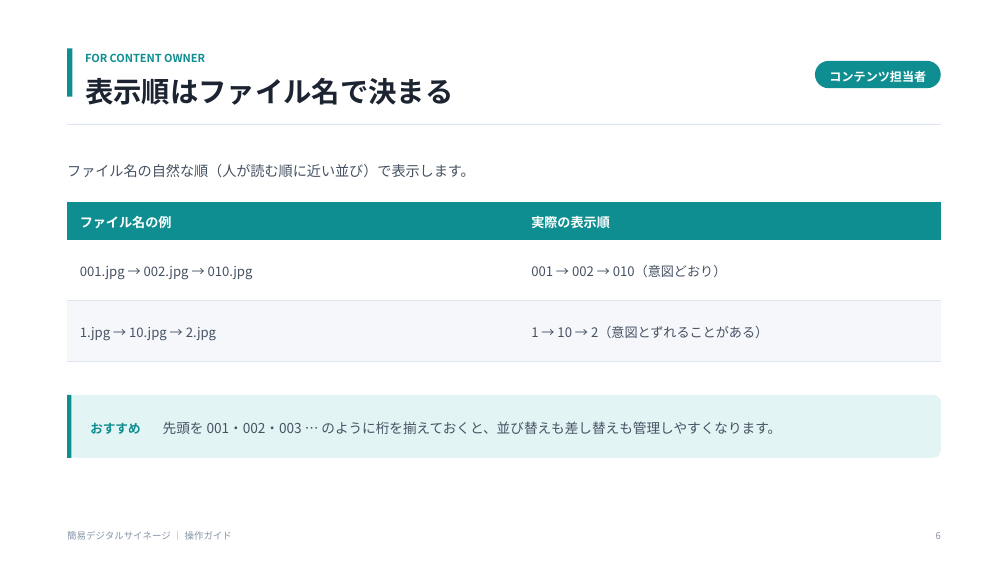
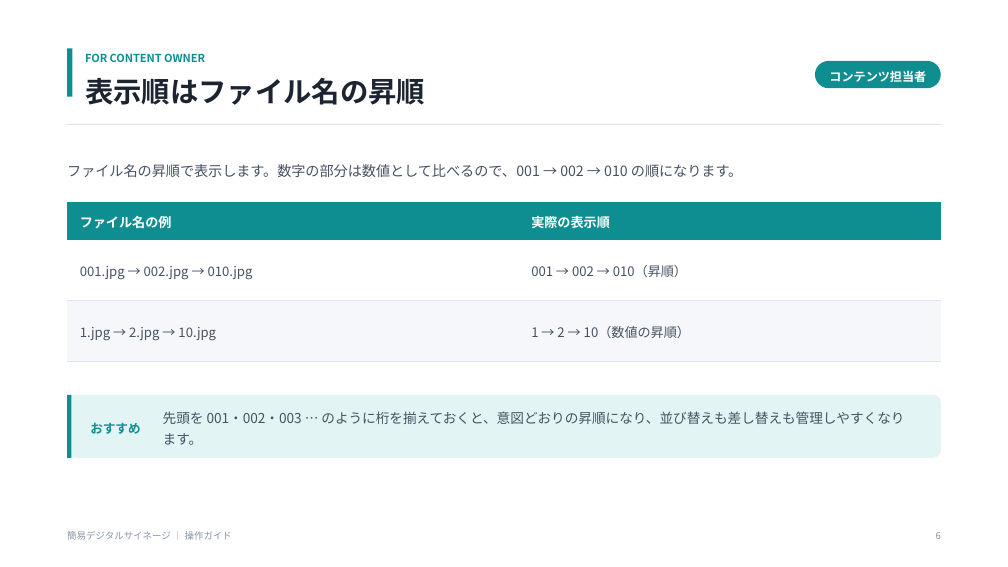
Before and after one commit to kamanori3/SimpleDigitalSignage, a slide deck: slide 6 of docs/操作ガイド.pptx. Drawn at 1008x567 pixels with LibreOffice and Linux fonts; fonts in the diff are those of the drawing. Boxes give left, top, right and bottom in pixels: in the first picture for what was removed or moved away, otherwise in the second. Text is boxed around its words. In the diff, an @@ line names an element or a change of style, - is before the commit and + after.

```diff
--- a/docs/操作ガイド.pptx
+++ b/docs/操作ガイド.pptx
@@ text at (85, 78, 425, 105): text changed @@
-表示順はファイル名で決まる
+表示順はファイル名の昇順
@@ text at (67, 164, 742, 177): text changed @@
-ファイル名の自然な順（人が読む順に近い並び）で表示します。
+ファイル名の昇順で表示します。数字の部分は数値として比べるので、001 → 002 → 010 の順になります。
@@ table at (67, 202, 941, 361) @@
-row 2, column 2: 001 → 002 → 010（意図どおり）
+row 2, column 2: 001 → 002 → 010（昇順）
-row 3, column 1: 1.jpg → 10.jpg → 2.jpg
+row 3, column 1: 1.jpg → 2.jpg → 10.jpg
-row 3, column 2: 1 → 10 → 2（意図とずれることがある）
+row 3, column 2: 1 → 2 → 10（数値の昇順）
@@ text at (163, 411, 904, 445): text changed @@
-先頭を 001・002・003 … のように桁を揃えておくと、並び替えも差し替えも管理しやすくなります。
+先頭を 001・002・003 … のように桁を揃えておくと、意図どおりの昇順になり、並び替えも差し替えも管理しやすくなります。
```
Also in this commit, not shown: 10 other slides changed, 1 slide added, 35 other files.
